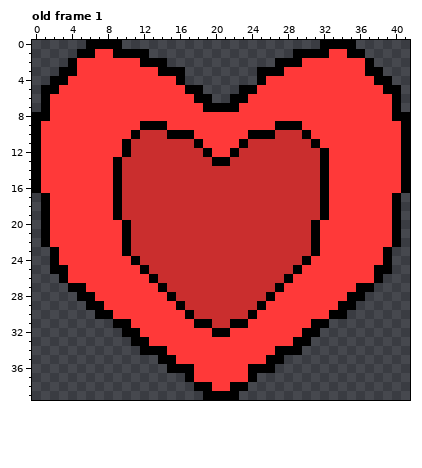
Two states of a pixel-art file, res/img/items/instant_health_pickup.ase. Above: the version before the commit.
128x128 pixels, 1 frame. Shown: old frame 1. The old version is drawn lined up with the new one, on the new canvas. The commit also changed other frames, which this record leaves out.
Now the later version:
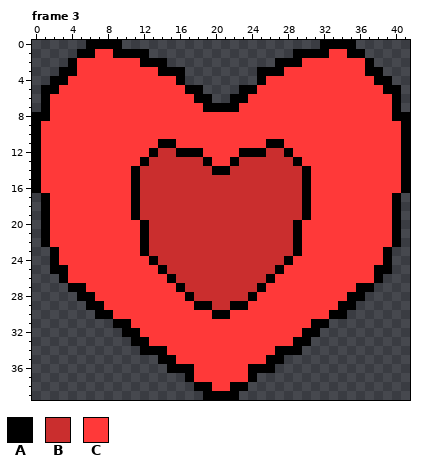
Palette (. is transparent): A #000000  B #ca2e2e  C #ff3939
A new or re-ordered frame is compared with the old frame closest to it.
From the commit log: Health Pickup item rendering as an entity
What changed:
canvas 128x128 -> 42x40, the old top-left corner now at -43,-42 (the part of the old canvas that was cut away was empty and is not shown)
frames 1 -> 4
--- frame 3 is new; against old frame 1
@@ x 7..34 @@
  8 CCCCCCCCCCCCCCCCCCCCCCCCCCCC
- 9 CCCCCAAACCCCCCCCCCCCAAACCCCC
-10 CCCCABBBAAACCCCCCAAABBBACCCC
-11 CCCABBBBBBBACCCCABBBBBBBACCC
-12 CCCABBBBBBBBACCABBBBBBBBBACC
-13 CCABBBBBBBBBBAABBBBBBBBBBACC
-14 CCABBBBBBBBBBBBBBBBBBBBBBACC
-15 CCABBBBBBBBBBBBBBBBBBBBBBACC
-16 CCABBBBBBBBBBBBBBBBBBBBBBACC
-17 CCABBBBBBBBBBBBBBBBBBBBBBACC
-18 CCABBBBBBBBBBBBBBBBBBBBBBACC
-19 CCABBBBBBBBBBBBBBBBBBBBBBACC
-20 CCCABBBBBBBBBBBBBBBBBBBBACCC
-21 CCCABBBBBBBBBBBBBBBBBBBBACCC
-22 CCCABBBBBBBBBBBBBBBBBBBBACCC
-23 CCCABBBBBBBBBBBBBBBBBBBBACCC
-24 CCCCABBBBBBBBBBBBBBBBBBACCCC
-25 CCCCCABBBBBBBBBBBBBBBBACCCCC
-26 CCCCCCABBBBBBBBBBBBBBACCCCCC
-27 CCCCCCCABBBBBBBBBBBBACCCCCCC
-28 CCCCCCCCABBBBBBBBBBACCCCCCCC
-29 ACCCCCCCCABBBBBBBBACCCCCCCCA
-30 AACCCCCCCCABBBBBBACCCCCCCCAA
-31 ..AACCCCCCCAABBAACCCCCCCAA..
-32 ...AACCCCCCCCAACCCCCCCCAA...
+ 9 CCCCCCCCCCCCCCCCCCCCCCCCCCCC
+10 CCCCCCCCCCCCCCCCCCCCCCCCCCCC
+11 CCCCCCCAACCCCCCCCCCAACCCCCCC
+12 CCCCCCABBAAACCCCAAABBACCCCCC
+13 CCCCCABBBBBBACCABBBBBBACCCCC
+14 CCCCABBBBBBBBAABBBBBBBBACCCC
+15 CCCCABBBBBBBBBBBBBBBBBBACCCC
+16 CCCCABBBBBBBBBBBBBBBBBBACCCC
+17 CCCCABBBBBBBBBBBBBBBBBBACCCC
+18 CCCCABBBBBBBBBBBBBBBBBBACCCC
+19 CCCCABBBBBBBBBBBBBBBBBBACCCC
+20 CCCCCABBBBBBBBBBBBBBBBACCCCC
+21 CCCCCABBBBBBBBBBBBBBBBACCCCC
+22 CCCCCABBBBBBBBBBBBBBBBACCCCC
+23 CCCCCABBBBBBBBBBBBBBBBACCCCC
+24 CCCCCCABBBBBBBBBBBBBBACCCCCC
+25 CCCCCCCABBBBBBBBBBBBACCCCCCC
+26 CCCCCCCCABBBBBBBBBBACCCCCCCC
+27 CCCCCCCCCABBBBBBBBACCCCCCCCC
+28 CCCCCCCCCCABBBBBBACCCCCCCCCC
+29 ACCCCCCCCCCAABBAACCCCCCCCCCA
+30 AACCCCCCCCCCCAACCCCCCCCCCCAA
+31 ..AACCCCCCCCCCCCCCCCCCCCAA..
+32 ...AACCCCCCCCCCCCCCCCCCAA...
 33 ....AACCCCCCCCCCCCCCCCAA....
